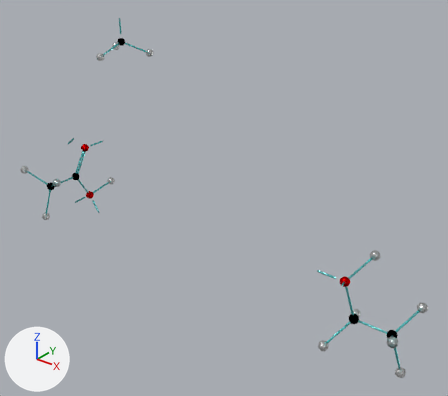
The Blender file esterification III.blend, before and after one commit.
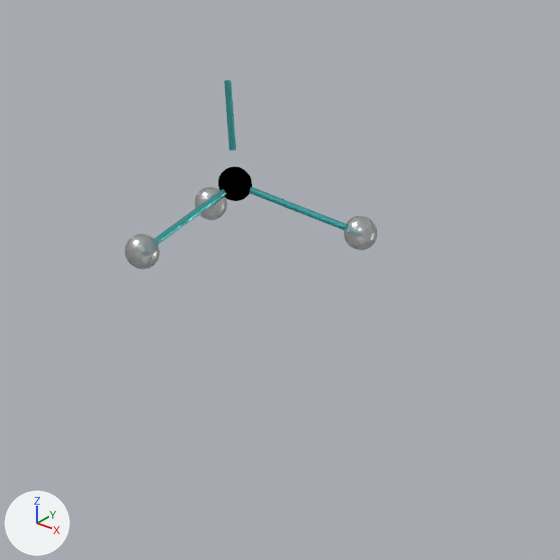
The first picture shows the older version from a camera (50 mm lens) standing at (31.2, -24.3, 16.6) and looking at (11.5, 0.3, 1.4). The close-ups show both versions on the part from 15% to 43% of the width and 0% to 32% of the height of that picture; other places that the commit changed are outside them. Arrows for +X, +Y and +Z are at lower left; the lights stay in place.

The first close-up shows 'Carbon.000', 'Electronpair.022', 'Electronpair.023', 'Electronpair.024', 'Hydrogen.007', 'Hydrogen.008', 'Hydrogen.012'.
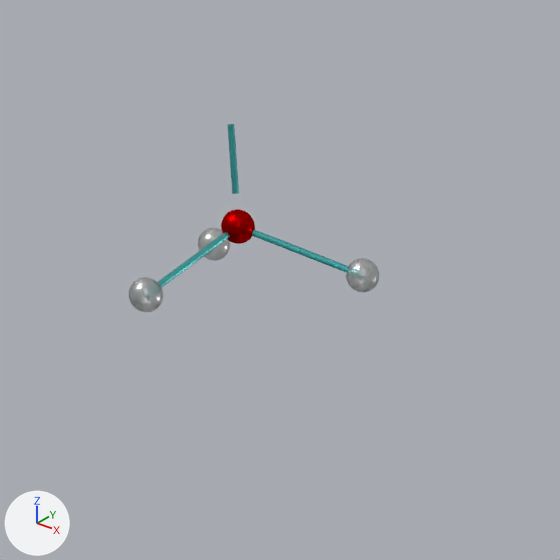
Edits to the bpy script that builds the scene:
```text
Change me_sphere_005:
    where me_sphere_005.from_pydata(...)  # 482 vertices, 512 faces; spans x -1.0..1.0, y -1.0..1.0, z -1.0..1.0
    remove me_sphere_005.materials.append(mat_carbon)
    add me_sphere_005.materials.append(mat_oxygen)
Change ob_hydrogen_012:
    ob_hydrogen_012.rotation_euler: (-3.481, 3.142, 4.189) -> (0.0, 0.0, 0.0)  # degrees (-199, 180, 240) -> degrees (0, 0, 0)
    ob_hydrogen_012.location: (-1.63, 4.79, 7.37) -> (-1.63, 4.79, 6.73)
Change ob_hydrogen_008:
    ob_hydrogen_008.rotation_euler: (-3.481, 3.142, 2.094) -> (0.0, 0.0, 0.0)  # degrees (-199, 180, 120) -> degrees (0, 0, 0)
    ob_hydrogen_008.location: (1.63, 4.79, 7.37) -> (1.63, 4.79, 6.73)
Change ob_electronpair_024:
    ob_electronpair_024.location: (0.82, 4.32, 7.7) -> (0.82, 4.32, 7.07)
Change ob_electronpair_023:
    ob_electronpair_023.location: (0.0, 2.91, 7.7) -> (0.0, 2.91, 7.07)
Change ob_hydrogen_007:
    ob_hydrogen_007.rotation_euler: (-0.34, 0.0, 3.142) -> (0.0, 0.0, 0.0)  # degrees (-19, 0, 180) -> degrees (0, 0, 0)
    ob_hydrogen_007.location: (0.0, 1.97, 7.37) -> (0.0, 1.97, 6.73)
Change ob_electronpair_022:
    ob_electronpair_022.location: (0.0, 3.85, 9.03) -> (0.0, 3.85, 8.4)
Change ob_carbon_000:
    ob_carbon_000.location: (0.0, 3.85, 8.03) -> (0.0, 3.85, 7.4)
```

Where the change shows, as pixel boxes (x1, y1, x2, y2) in the close-ups (560 x 560 px):
'Hydrogen.007', moved, turned: before (125, 234, 160, 269); after (129, 277, 163, 312)
'Hydrogen.008', moved, turned: before (344, 216, 377, 250); after (346, 258, 379, 292)
'Carbon.000', recoloured, moved: before (218, 167, 252, 201); after (221, 209, 255, 244)
'Electronpair.024', moved: before (249, 187, 346, 230); after (252, 229, 348, 272)
'Electronpair.023', moved: before (154, 189, 227, 244); after (158, 232, 230, 288)
'Hydrogen.012', moved, turned: before (195, 187, 227, 220); after (198, 228, 230, 260)
'Electronpair.022', moved: before (224, 80, 236, 151); after (227, 124, 239, 194)
